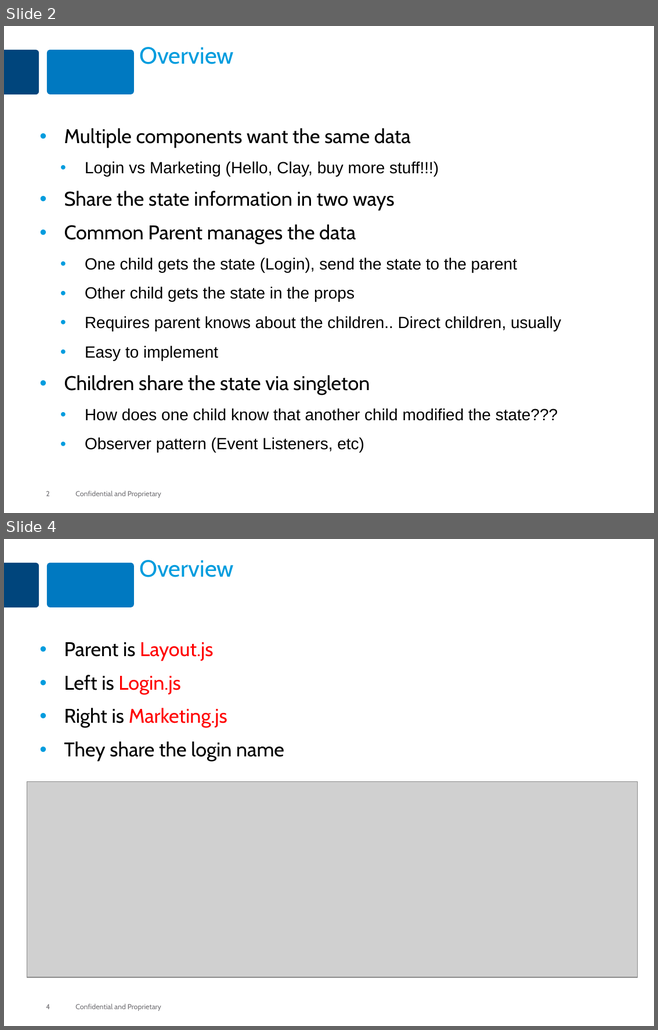
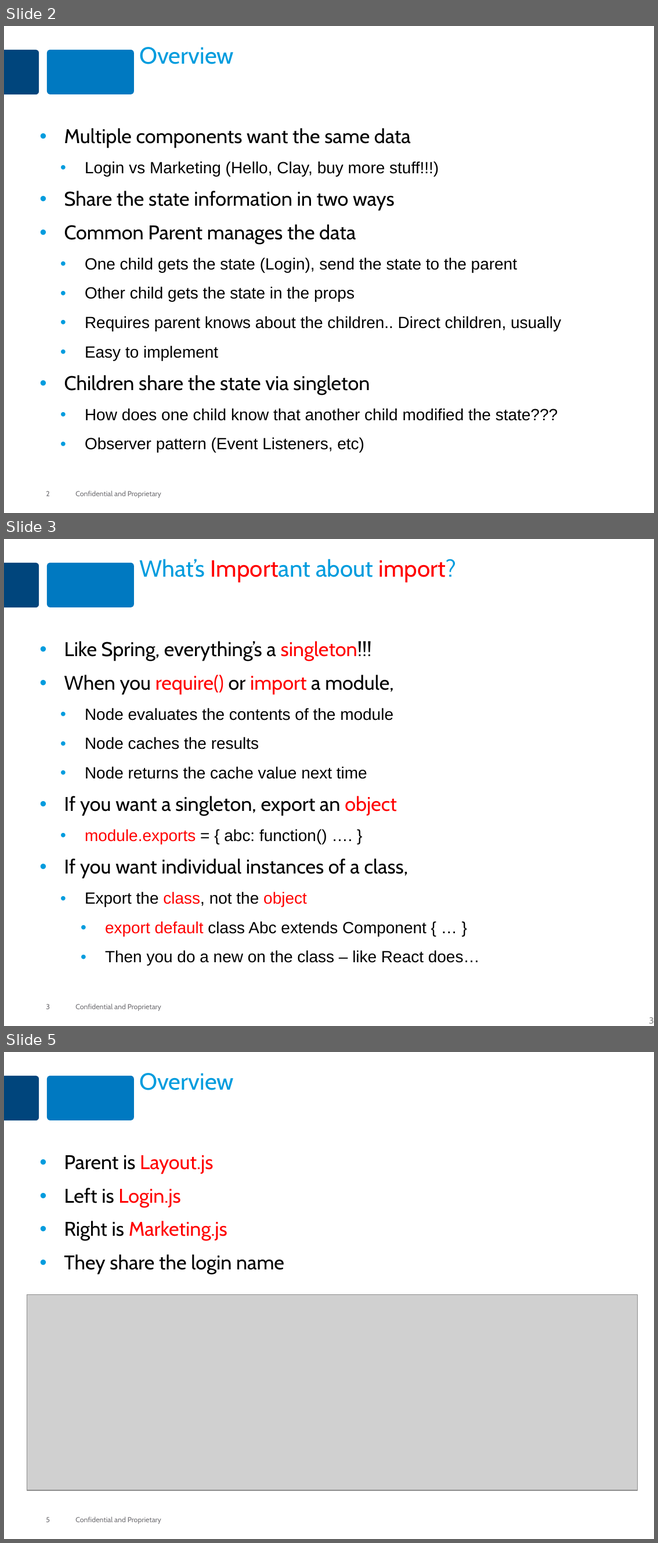
Before and after one commit to MaxMillington/react_practice, a slide deck: lesson-react-32-shared-state/react-shared-state.pptx. Shown one above the other, each under a label of ours: slides 2 and 4 before the commit, slides 2, 3 and 5 after it; the slides between them are not shown. The pictures are 658x1030 and 658x1543 pixels, drawn with LibreOffice and Linux fonts; fonts in the diff are those of the drawing; grey boxes stand for pictures. Boxes give left, top, right and bottom in pixels: in the first picture for what was removed or moved away, otherwise in the second. Text is boxed around its words. In the diff, an @@ line names an element or a change of style, - is before the commit and + after.

```diff
--- a/lesson-react-32-shared-state/react-shared-state.pptx
+++ b/lesson-react-32-shared-state/react-shared-state.pptx
@@ slide 3 added at [4, 539, 654, 1026], background #FFFFFF; not listed: 4 template elements that a slide beside it also shows @@
@@ title added at [139, 559, 456, 582], 26 pt, text #009CDE @@
+What’s Important about import?
@@ text added at [64, 641, 480, 966], 18 pt, text #000000 @@
+• Like Spring, everything’s a singleton!!!
+• When you require() or import a module,
+  • Node evaluates the contents of the module
+  • Node caches the results
+  • Node returns the cache value next time
+• If you want a singleton, export an object
+  • module.exports = { abc: function() …. }
+• If you want individual instances of a class,
+  • Export the class, not the object
+    • export default class Abc extends Component { … }
+    • Then you do a new on the class – like React does…
@@ page number added at [648, 1017, 654, 1024], 10 pt, text #858585 @@
+3
@@ what was slide 4 is now slide 5 @@
@@ page number at [46, 1517, 50, 1522]: text changed @@
-4
+5
```
Also in this commit, not shown: 4 slides changed, 6 other files.
